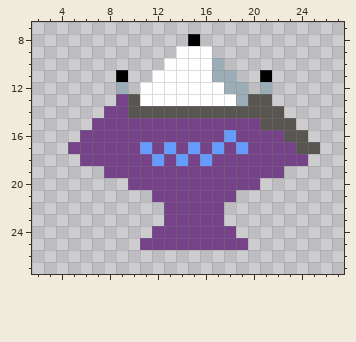
Two states of a pixel-art sprite, src/player.png. That is the earlier state.
The file is 32x32 pixels. Shown: x 2..27, y 7..27.
After the commit:
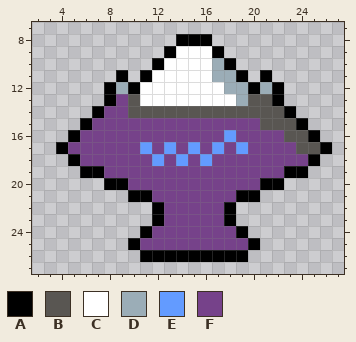
Palette (. is transparent): A #000000  B #595652  C #ffffff  D #9badb7  E #639bff  F #76428a
Message: Updated code for black background and updated sprite
Difference:
The author put colour A in row 8 at x 14 and 16; in row 9 at x 13 and 17; in row 10 at x 12 and 18; in row 11 at x 11 and 19; in row 12 at x 8, 10, 20 and 22; in row 13 at x 8 and 22.
The author put colour A in row 14 at x 7 and 23; in row 15 at x 6 and 24; in row 16 at x 5 and 25; in row 17 at x 4 and 26; in row 18 at x 5 and 25; in row 19 at x 6 to 7 and 23 to 24.
The author put colour A in row 20 at x 8 to 9 and 21 to 22; in row 21 at x 10 to 11 and 19 to 20; in rows 22 to 23 at x 12 and 18; in row 24 at x 11 and 19; in row 25 at x 10 and 20; in row 26 at x 11 to 19.
Changed places in both pictures, as pixel boxes (x1, y1, x2, y2):
added: (56, 34, 332, 262)
